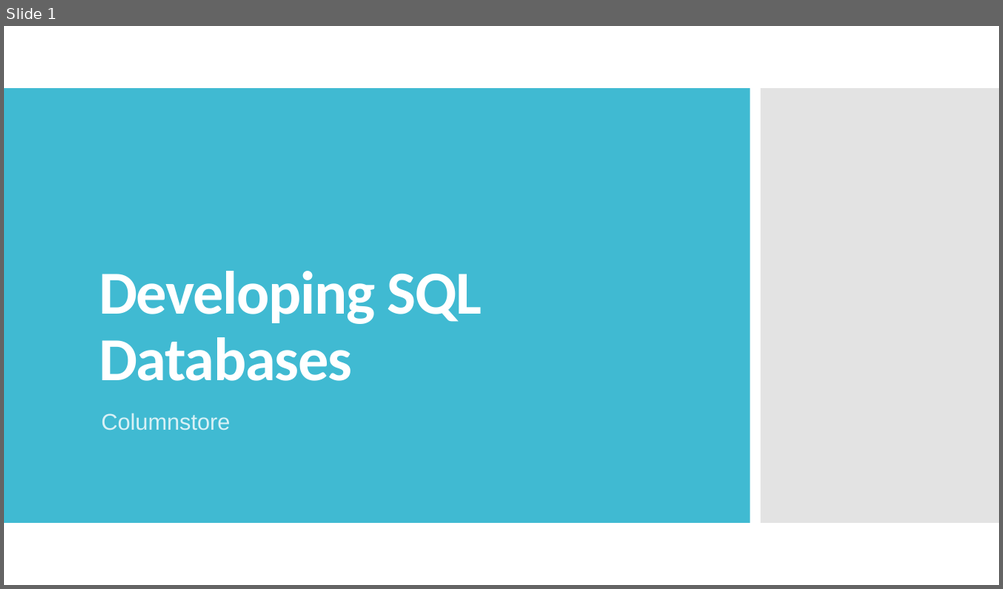
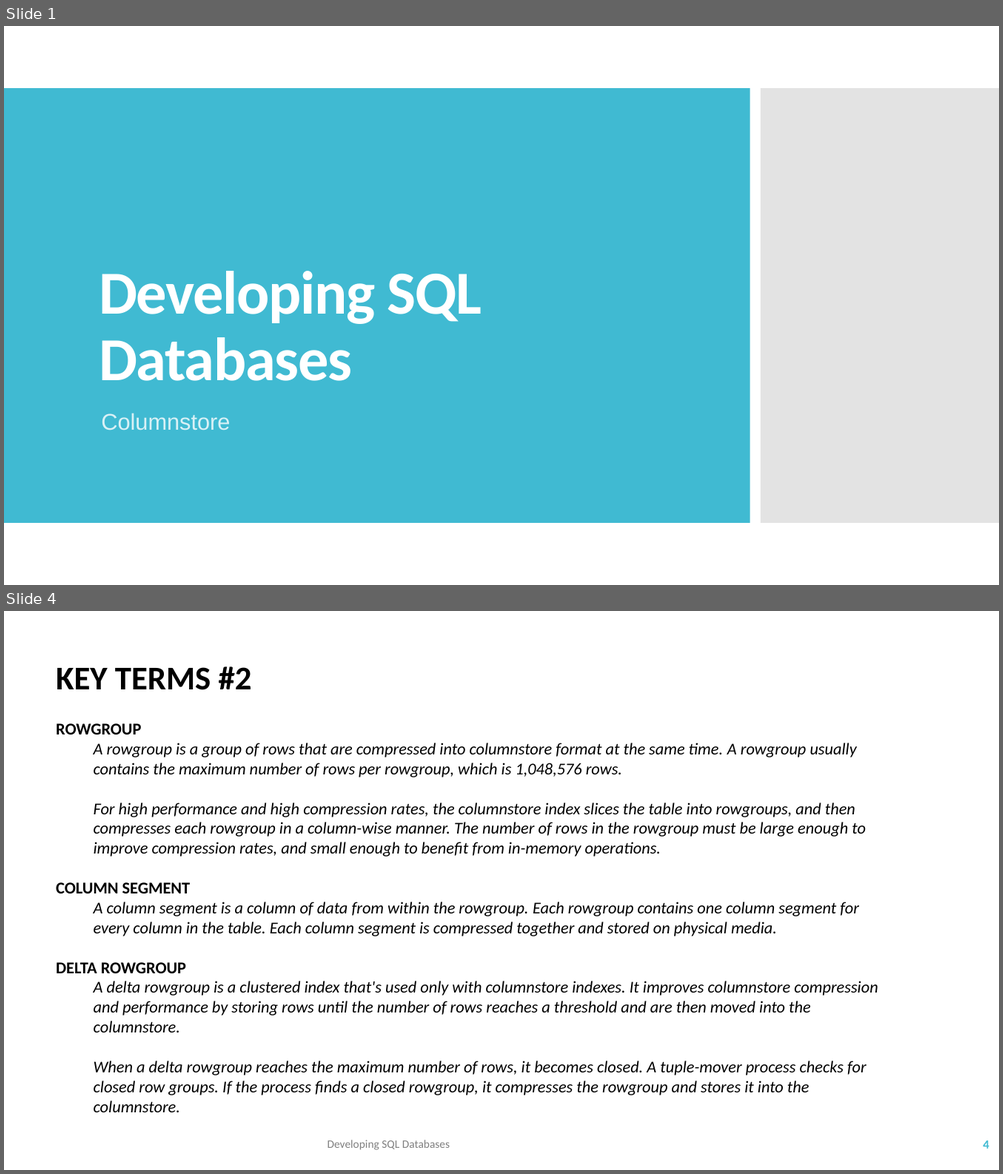
Before and after one commit to TKostyrka/70762DevSQLDB, a slide deck: DEVSQL_05_ColumnStoreIndex/DEVSQL_05_Columnstore.pptx. Shown one above the other, each under a label of ours: slide 1 before the commit, slides 1 and 4 after it; the slides between them are not shown. The pictures are 1003x589 and 1003x1174 pixels, drawn with LibreOffice and Linux fonts; fonts in the diff are those of the drawing. Boxes give left, top, right and bottom in pixels: in the first picture for what was removed or moved away, otherwise in the second. Text is boxed around its words. In the diff, an @@ line names an element or a change of style, - is before the commit and + after.

```diff
--- a/DEVSQL_05_ColumnStoreIndex/DEVSQL_05_Columnstore.pptx
+++ b/DEVSQL_05_ColumnStoreIndex/DEVSQL_05_Columnstore.pptx
@@ slide 4 added at <box>4,611,999,1170</box>, background #FFFFFF @@
@@ text added at <box>56,667,877,1113</box>, 16 pt, text #000000, italic @@
+KEY TERMS #2
+ROWGROUP
+  A rowgroup is a group of rows that are compressed into columnstore format at the same time. A rowgroup usually contains the maximum number of rows per rowgroup, which is 1,048,576 rows.
+  For high performance and high compression rates, the columnstore index slices the table into rowgroups, and then compresses each rowgroup in a column-wise manner. The number of rows in the rowgroup must be large enough to improve compression rates, and small enough to benefit from in-memory operations.
+COLUMN SEGMENT
+  A column segment is a column of data from within the rowgroup. Each rowgroup contains one column segment for every column in the table. Each column segment is compressed together and stored on physical media.
+DELTA ROWGROUP
+  A delta rowgroup is a clustered index that's used only with columnstore indexes. It improves columnstore compression and performance by storing rows until the number of rows reaches a threshold and are then moved into the columnstore.
+  When a delta rowgroup reaches the maximum number of rows, it becomes closed. A tuple-mover process checks for closed row groups. If the process finds a closed rowgroup, it compresses the rowgroup and stores it into the columnstore.
@@ text added at <box>327,1140,449,1150</box>, 11 pt, text #808080 @@
+Developing SQL Databases
@@ page number added at <box>982,1141,988,1149</box>, 12 pt, text #40BAD2, bold @@
+4
```
Also in this commit, not shown: 8 slides changed, 2 other slides added, 1 slide removed, 12 other files.
